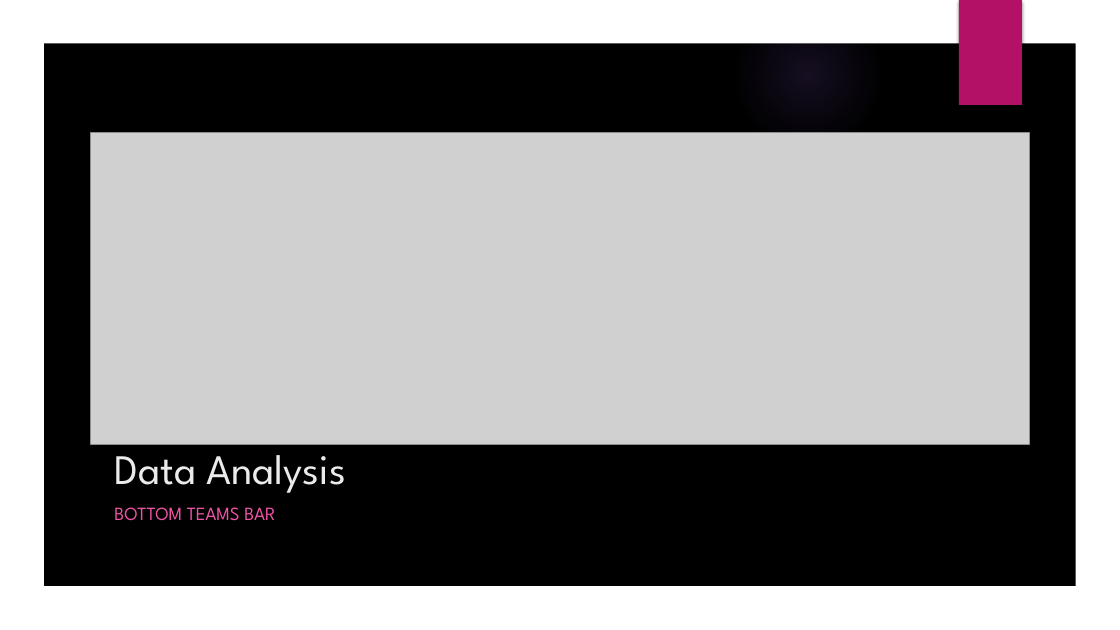
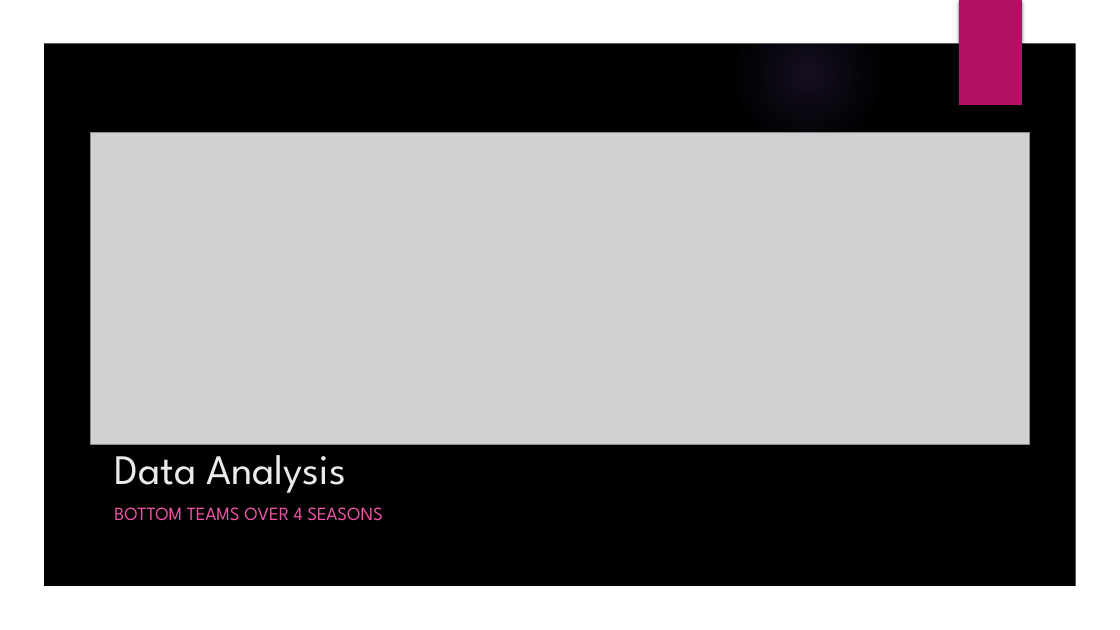
Before and after one commit to ethomps33/Premier_League_Sports_Analysis, a slide deck: slide 11 of Presentation/Project 1 Presentation.pptx. Drawn at 1120x630 pixels with LibreOffice and Linux fonts; fonts in the diff are those of the drawing; grey boxes stand for pictures; background and template pictures are left out. Boxes give left, top, right and bottom in pixels: in the first picture for what was removed or moved away, otherwise in the second. Text is boxed around its words. In the diff, an @@ line names an element or a change of style, - is before the commit and + after.

```diff
--- a/Presentation/Project 1 Presentation.pptx
+++ b/Presentation/Project 1 Presentation.pptx
@@ text at <box>114,507,383,521</box>: text changed @@
-BOTTOM TEAMS BAR
+BOTTOM TEAMS OVER 4 SEASONS
```
Also in this commit, not shown: 13 other slides changed, 8 slides added, 12 other files.
